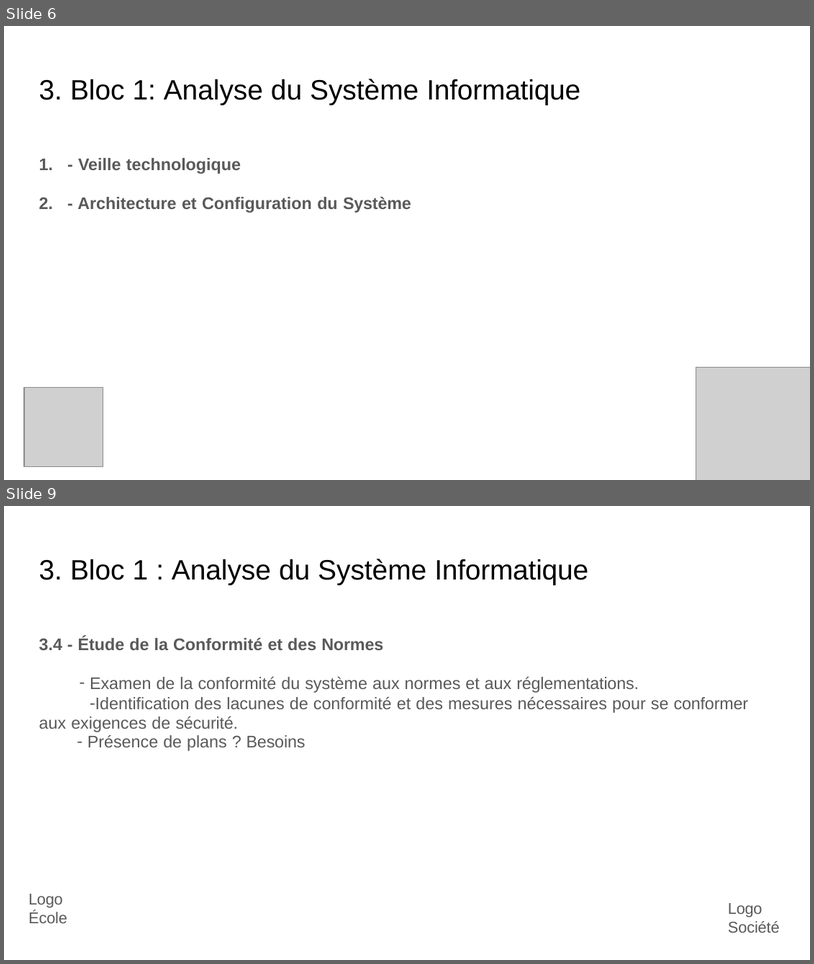
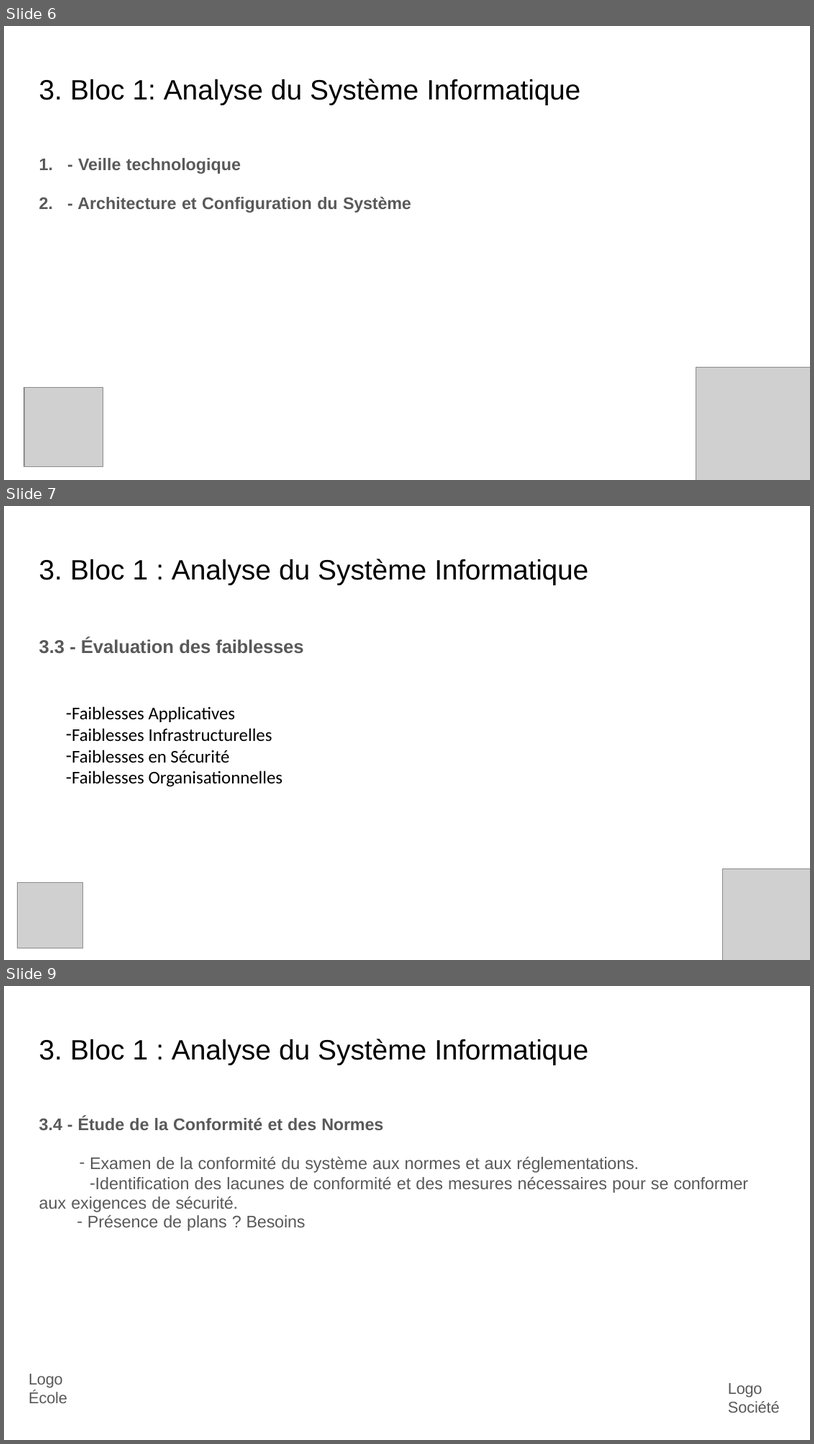
Before and after one commit to TheGeogeo/m2_ia_perso, a slide deck: A rendre/Georges_Coudrier_exam_slides.pptx. Shown one above the other, each under a label of ours: slides 6 and 9 before the commit, slides 6, 7 and 9 after it; the slides between them are not shown. The pictures are 814x964 and 814x1444 pixels, drawn with LibreOffice and Linux fonts; fonts in the diff are those of the drawing; grey boxes stand for pictures. Boxes give left, top, right and bottom in pixels: in the first picture for what was removed or moved away, otherwise in the second. Text is boxed around its words. In the diff, an @@ line names an element or a change of style, - is before the commit and + after.

```diff
--- a/A rendre/Georges_Coudrier_exam_slides.pptx
+++ b/A rendre/Georges_Coudrier_exam_slides.pptx
@@ slide 7 added at (4, 506, 810, 960), background #FFFFFF @@
@@ title added at (39, 559, 589, 584), 25 pt, text #000000 @@
+3. Bloc 1 : Analyse du Système Informatique
@@ text added at (39, 638, 304, 787), 16 pt, text #000000 @@
+3.3 - Évaluation des faiblesses
+– Faiblesses Applicatives
+– Faiblesses Infrastructurelles
+– Faiblesses en Sécurité
+– Faiblesses Organisationnelles
@@ picture added at (723, 869, 810, 960) @@
@@ picture added at (18, 883, 83, 948) @@
```
Also in this commit, not shown: 1 slide changed, 1 slide removed.
